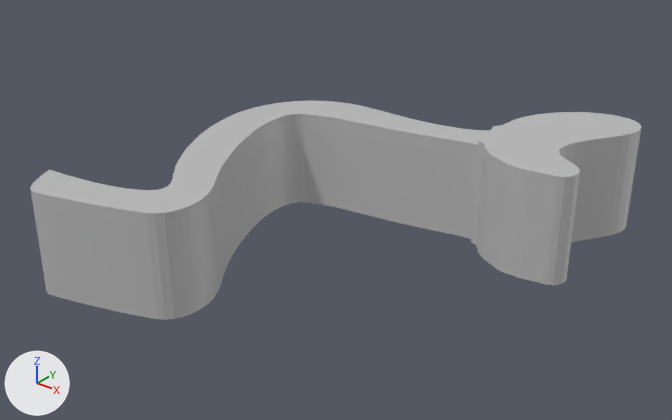
The FBX model Assets/Models/node gate.fbx, before and after one commit.
Both versions are drawn from a camera (50 mm lens) standing at (0.754, -0.471, 0.43) and looking at (0.189, 0.235, -0.008). Arrows for +X, +Y and +Z are at lower left; the lights stay in place. Where no turn or scale is listed for an object, it has been applied to the vertices. Vertices at the same position are counted once.

The scene before the commit, as lines of its bpy script (objects in view):
```python
me_node_gate = bpy.data.meshes.new('node_gate')
me_node_gate.from_pydata(...)  # 530 vertices, 1048 faces; spans x -0.011..0.292, y -0.019..0.398, z -0.057..0.057
me_node_gate.materials.append(mat_nodegatesg)  # grey #bcbcbc
me_node_gate_bulb = bpy.data.meshes.new('node_gate_bulb')
me_node_gate_bulb.from_pydata(...)  # 227 vertices, 400 faces; spans x 0.107..0.414, y 0.049..0.518, z -0.061..0.061
me_node_gate_bulb.materials.append(mat_nodegatesg)  # grey #bcbcbc
me_node_gate_cup = bpy.data.meshes.new('node_gate_cup')
me_node_gate_cup.from_pydata(...)  # 84 vertices, 120 faces; spans x 0.367..0.413, y 0.355..0.51, z -0.061..0.061
me_node_gate_cup.materials.append(mat_nodegatesg)  # grey #bcbcbc
ob_node_gate = bpy.data.objects.new('node_gate', me_node_gate)
ob_node_gate.location = (0.0, 0.0, 0.0)
ob_node_gate_bulb = bpy.data.objects.new('node_gate_bulb', me_node_gate_bulb)
ob_node_gate_bulb.location = (0.0, 0.0, 0.0)
ob_node_gate_cup = bpy.data.objects.new('node_gate_cup', me_node_gate_cup)
ob_node_gate_cup.location = (0.0, 0.0, 0.0)
```
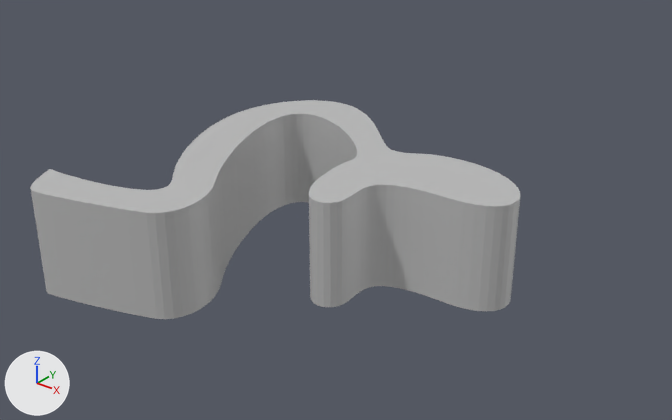
Patch to the scene script:
```diff
--- a/Assets/Models/node gate.fbx.py
+++ b/Assets/Models/node gate.fbx.py
@@ me_node_gate @@
 # used by ob_node_gate; location = (0.0, 0.0, 0.0)
-me_node_gate.from_pydata(...)  # 530 vertices, 1048 faces; spans x -0.011..0.292, y -0.019..0.398, z -0.057..0.057
+me_node_gate.from_pydata(...)  # 532 vertices, 613 faces; spans x -0.012..0.23, y -0.019..0.364, z -0.057..0.057
+# me_node_gate part 1: 440 vertices removed from x -0.011..0.292, y -0.019..0.398, z -0.057..0.057; 442 vertices added at x -0.012..0.23, y -0.019..0.364, z -0.057..0.057
 me_node_gate.materials.append(mat_nodegatesg)
@@ me_node_gate_bulb_touch @@
+me_node_gate_bulb_touch.from_pydata(...)  # 92 vertices, 66 faces; spans x 0.2417..0.3555, y 0.1335..0.2205, z -0.057..0.057
+me_node_gate_bulb_touch.materials.append(mat_nodegatesg)  # grey #bcbcbc
@@ me_node_gate_bulb_1 @@
+me_node_gate_bulb_1.from_pydata(...)  # 220 vertices, 246 faces; spans x 0.21..0.393, y 0.134..0.304, z -0.057..0.057
+me_node_gate_bulb_1.materials.append(mat_nodegatesg)  # grey #bcbcbc
@@ ob_node_gate_bulb @@
-ob_node_gate_bulb = bpy.data.objects.new('node_gate_bulb', me_node_gate_bulb)
-ob_node_gate_bulb.location = (0.0, 0.0, 0.0)
@@ ob_node_gate_cup @@
-ob_node_gate_cup = bpy.data.objects.new('node_gate_cup', me_node_gate_cup)
-ob_node_gate_cup.location = (0.0, 0.0, 0.0)
@@ ob_node_gate_bulb_touch @@
+ob_node_gate_bulb_touch = bpy.data.objects.new('Node_Gate_Bulb_Touch', me_node_gate_bulb_touch)
+ob_node_gate_bulb_touch.location = (0.0, 0.0, 0.0)
@@ ob_node_gate_bulb_1 @@
+ob_node_gate_bulb_1 = bpy.data.objects.new('Node_Gate_Bulb', me_node_gate_bulb_1)
+ob_node_gate_bulb_1.location = (0.0, 0.0, 0.0)
```

Boxes (x1, y1, x2, y2) around the edits, measured in the pictures (672 x 420 px):
'node_gate', reshaped (21% narrower): before (30, 101, 490, 320); after (30, 100, 393, 319)
'node_gate_bulb', deleted: before (471, 112, 641, 285)
'Node_Gate_Bulb_Touch', added: after (313, 183, 464, 307)
'Node_Gate_Bulb', added: after (309, 150, 520, 312)
'node_gate_cup', deleted: before (556, 126, 641, 242)
